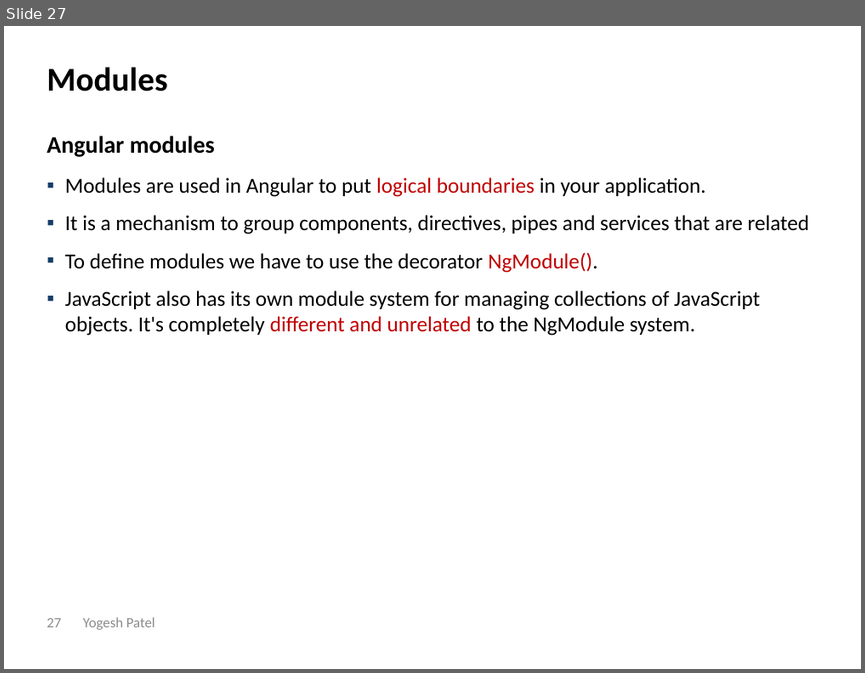
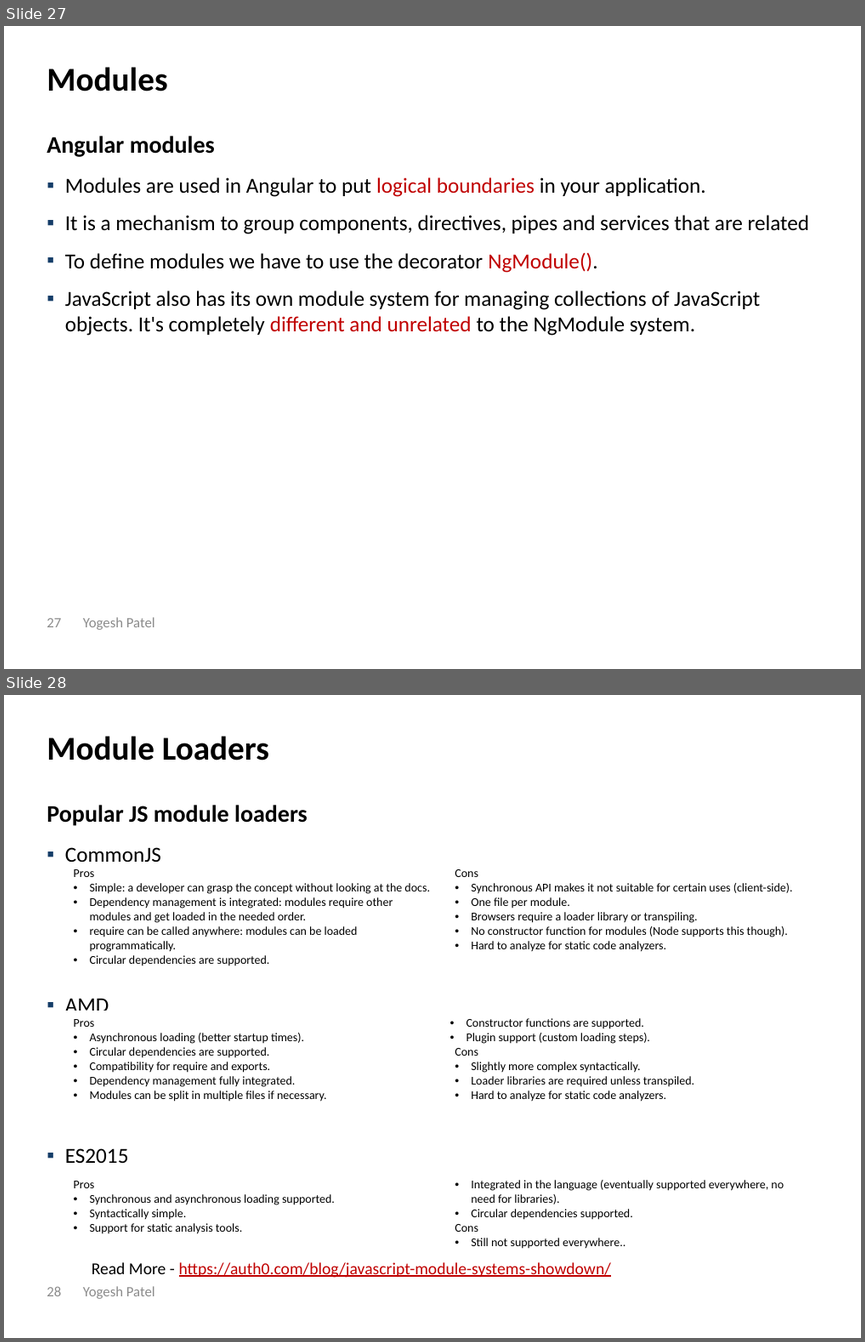
Before and after one commit to eryogesh/angular7, a slide deck: Angular 7 by YogeshPatel.pptx. Shown one above the other, each under a label of ours: slide 27 before the commit, slides 27 and 28 after it. The pictures are 865x673 and 865x1342 pixels, drawn with LibreOffice and Linux fonts; fonts in the diff are those of the drawing. Boxes give left, top, right and bottom in pixels: in the first picture for what was removed or moved away, otherwise in the second. Text is boxed around its words. In the diff, an @@ line names an element or a change of style, - is before the commit and + after.

```diff
--- a/Angular 7 by YogeshPatel.pptx
+++ b/Angular 7 by YogeshPatel.pptx
@@ slide 28 added at box(4, 695, 861, 1338), background #FFFFFF @@
@@ title added at box(46, 736, 269, 760), 28 pt, text #000000, bold @@
+Module Loaders
@@ text added at box(46, 805, 307, 826), 20 pt, text #000000, bold @@
+Popular JS module loaders
@@ text added at box(65, 847, 161, 1163), 18 pt, text #000000 @@
+▪ CommonJS
+▪ AMD
+▪ ES2015
@@ table added at box(65, 862, 817, 971), 1 rows, 2 columns @@
+Pros / Simple: a developer can grasp the concept without looking at the docs. / Dependency management is integrated: modules require other modules and get loaded in the needed order. / require can be called anywhere: modules can be loaded programmatically. / Circular dependencies are supported. | Cons / Synchronous API makes it not suitable for certain uses (client-side). / One file per module. / Browsers require a loader library or transpiling. / No constructor function for modules (Node supports this though). / Hard to analyze for static code analyzers.
@@ table added at box(65, 1011, 817, 1106), 1 rows, 2 columns @@
+Pros / Asynchronous loading (better startup times). / Circular dependencies are supported. / Compatibility for require and exports. / Dependency management fully integrated. / Modules can be split in multiple files if necessary. | Constructor functions are supported. / Plugin support (custom loading steps). / Cons / Slightly more complex syntactically. / Loader libraries are required unless transpiled. / Hard to analyze for static code analyzers.
@@ table added at box(65, 1173, 817, 1253), 1 rows, 2 columns @@
+Pros / Synchronous and asynchronous loading supported. / Syntactically simple. / Support for static analysis tools. | Integrated in the language (eventually supported everywhere, no need for libraries). / Circular dependencies supported. / Cons / Still not supported everywhere..
@@ text added at box(92, 1262, 611, 1277), 14 pt, text #C00000, underline @@
+Read More - https://auth0.com/blog/javascript-module-systems-showdown/
@@ page number added at box(46, 1286, 61, 1296), 12 pt, text #8C8C8C @@
+28
@@ text added at box(83, 1286, 155, 1299), 12 pt, text #8C8C8C @@
+Yogesh Patel
```
Also in this commit, not shown: 5 slides changed, 58 other files.
